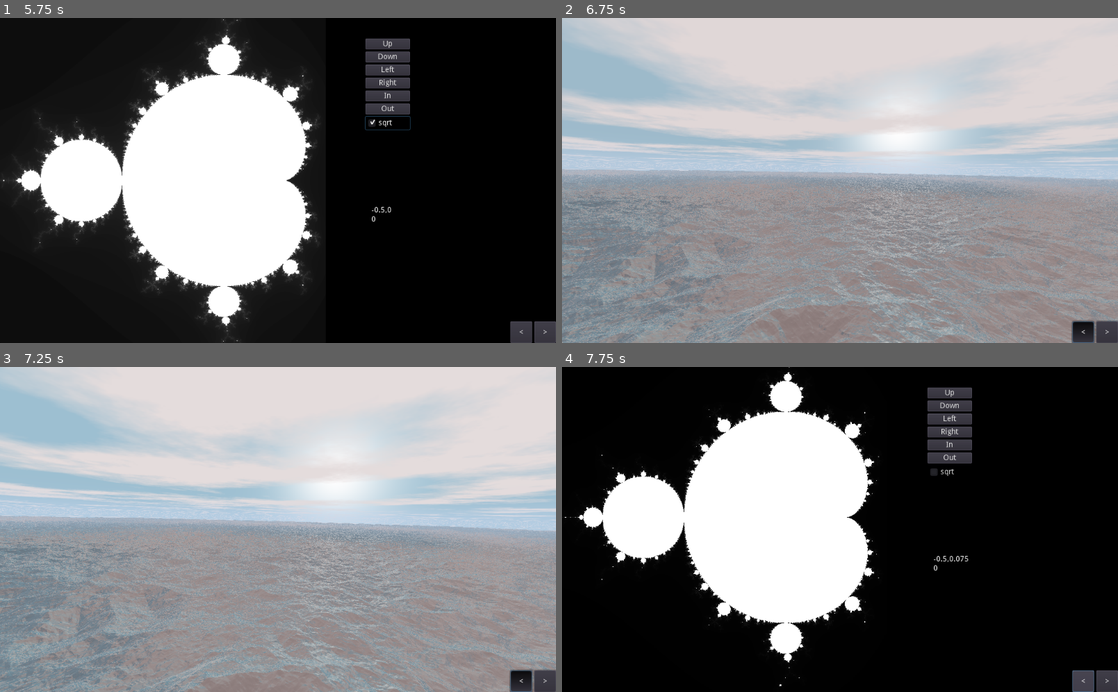
Above: before the commit, frames 1-4 (two rows, left to right).
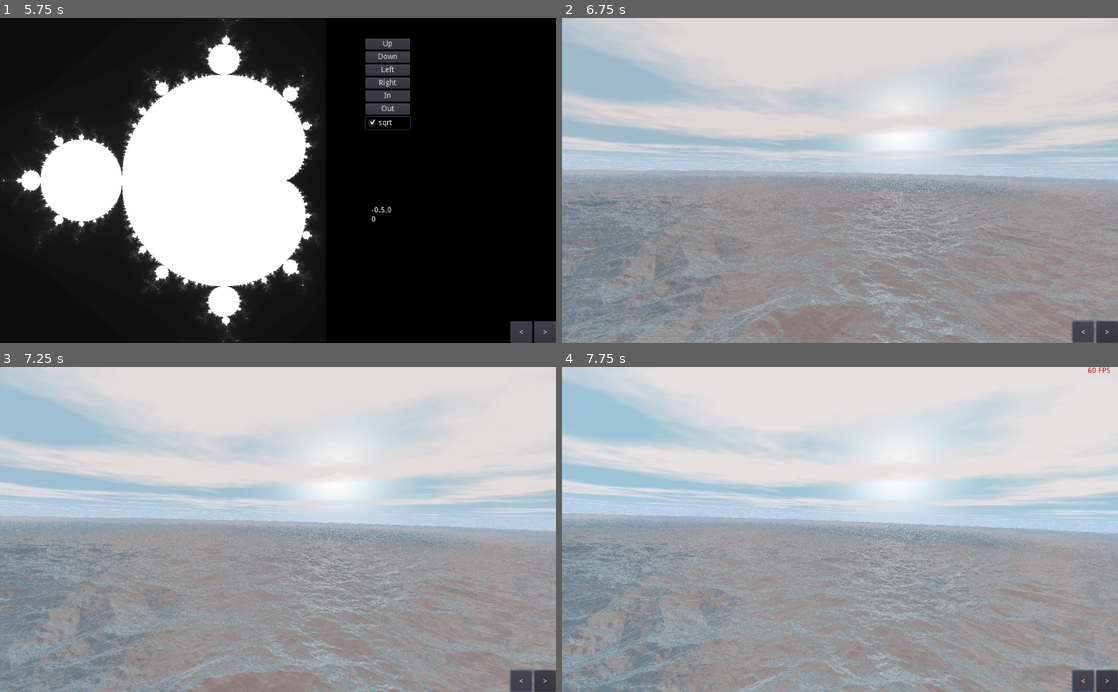
Above: after the commit, the same moments.

Repository: Castux/code-club
Game: Godot game, scene res://Root.tscn
The game is run twice, just before and just after one commit, with the same random seed, the same clock (stepped at 60 frames per second) and the same inputs.
Inputs:
- Up to frame 1 (5.75 s): click "Up" at 0.5 s; click "Down" at 1.25 s; click "Left" at 2 s; click "Right" at 2.75 s; click "In" at 3.5 s; click "Out" at 4.25 s; click "sqrt" at 5 s
- Up to frame 2 (6.75 s): click "<" at 5.75 s; hold D from 6.53 s (still down); hold Space from 6.53 s (still down)
- Up to frame 3 (7.25 s): keep holding D; keep holding Space
- Up to frame 4 (7.75 s): release D at 7.28 s; release Space at 7.28 s; hold S from 7.28 s (still down); tap Space at 7.35, 7.52 s

Frame 1 is identical in both runs. In frame 2, 0.2% of the frame differs, in the area x 91-96%, y 93-99%; in frame 3, 0.2%; in frame 4, 99%, in the area x 0-100%, y 0-100%.

Commit message:
Fullscreen toggle

Diff:
--- a/shadertoys/Root.gd
+++ b/shadertoys/Root.gd
@@ -26,3 +26,7 @@
 	currentIndex += 1
 	currentIndex %= scenes.size()
 	set_scene()
+
+func _input(ev):
+	if(Input.is_action_just_pressed("toggle_fullscreen")):
+		 OS.window_fullscreen = not OS.window_fullscreen
--- a/shadertoys/Waves/Waves.tscn
+++ b/shadertoys/Waves/Waves.tscn
@@ -17,6 +17,7 @@
 shader_param/sunDir = Vector3( 0, 0.289506, 1 )
 shader_param/sunWidth = 31.3892
 shader_param/fogWidth = 0.044
+shader_param/fogAngle = 0.0
 shader_param/fogColor = Color( 0.75911, 0.85137, 0.977802, 0.500125 )
 shader_param/sunColor = Color( 1, 0.997478, 0.997478, 1 )
 shader_param/skyColor = Color( 0.611375, 0.839746, 0.935424, 1 )
@@ -116,7 +117,7 @@
 [sub_resource type="GDScript" id=3]
 script/source = "extends Label
 
-var secPerFrame = 0.0
+var secPerFrame = 1.0
 var lastTime = 0.0
 
 var show = true
@@ -140,8 +141,8 @@
 	lastTime = now
 
 func _input(ev):
-    if Input.is_key_pressed(KEY_SPACE):
-        show = not show"
+	if Input.is_key_pressed(KEY_SPACE):
+		show = not show"
 
 [node name="Canvas" type="ColorRect"]
 material = SubResource( 1 )
@@ -171,5 +172,4 @@
 custom_colors/font_color = Color( 1, 0, 0, 1 )
 text = "?? FPS"
 script = SubResource( 3 )
-
 [connection signal="item_rect_changed" from="." to="." method="updateRatio"]
--- a/shadertoys/project.godot
+++ b/shadertoys/project.godot
@@ -18,13 +18,20 @@
 config/name="shadertoys"
 run/main_scene="res://Root.tscn"
 
-[display]
-
-window/size/test_width=1024
-window/size/test_height=600
-
 [input]
 
+ui_accept={
+"deadzone": 0.5,
+"events": [  ]
+}
+ui_select={
+"deadzone": 0.5,
+"events": [  ]
+}
+ui_cancel={
+"deadzone": 0.5,
+"events": [  ]
+}
 ui_focus_next={
 "deadzone": 0.5,
 "events": [  ]
@@ -35,23 +42,19 @@
 }
 ui_left={
 "deadzone": 0.5,
-"events": [ Object(InputEventJoypadButton,"resource_local_to_scene":false,"resource_name":"","device":0,"button_index":14,"pressure":0.0,"pressed":false,"script":null)
- ]
+"events": [  ]
 }
 ui_right={
 "deadzone": 0.5,
-"events": [ Object(InputEventJoypadButton,"resource_local_to_scene":false,"resource_name":"","device":0,"button_index":15,"pressure":0.0,"pressed":false,"script":null)
- ]
+"events": [  ]
 }
 ui_up={
 "deadzone": 0.5,
-"events": [ Object(InputEventJoypadButton,"resource_local_to_scene":false,"resource_name":"","device":0,"button_index":12,"pressure":0.0,"pressed":false,"script":null)
- ]
+"events": [  ]
 }
 ui_down={
 "deadzone": 0.5,
-"events": [ Object(InputEventJoypadButton,"resource_local_to_scene":false,"resource_name":"","device":0,"button_index":13,"pressure":0.0,"pressed":false,"script":null)
- ]
+"events": [  ]
 }
 ui_page_up={
 "deadzone": 0.5,
@@ -61,3 +64,16 @@
 "deadzone": 0.5,
 "events": [  ]
 }
+ui_home={
+"deadzone": 0.5,
+"events": [  ]
+}
+ui_end={
+"deadzone": 0.5,
+"events": [  ]
+}
+toggle_fullscreen={
+"deadzone": 0.5,
+"events": [ Object(InputEventKey,"resource_local_to_scene":false,"resource_name":"","device":0,"alt":false,"shift":false,"control":false,"meta":false,"command":false,"pressed":false,"scancode":70,"unicode":0,"echo":false,"script":null)
+ ]
+}
